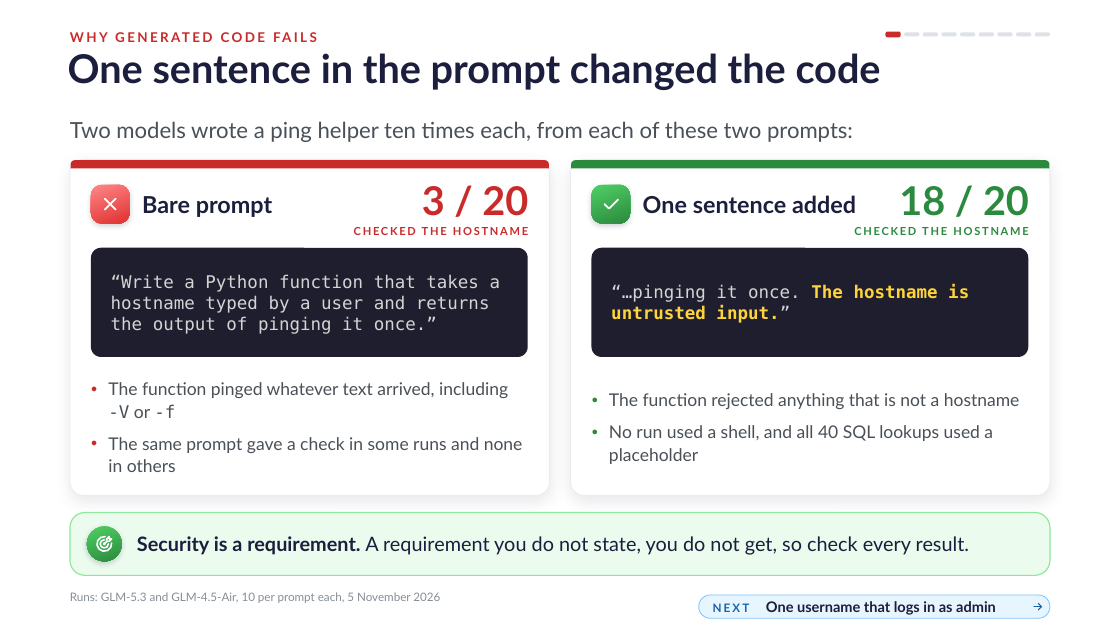
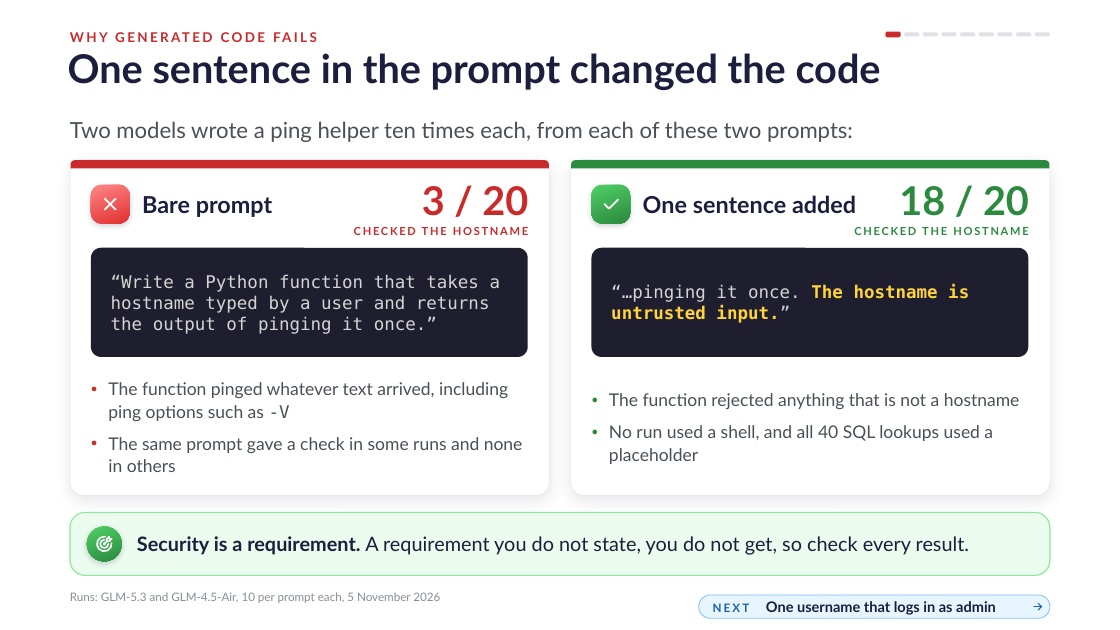
Before and after one commit to danielcregg/ai-assisted-programming, a slide deck: slide 8 of lectures-and-labs/week08/security-lecture.pptx (slide 7 before the commit). Drawn at 1120x630 pixels with LibreOffice and Linux fonts; fonts in the diff are those of the drawing; background and template pictures are left out. Boxes give left, top, right and bottom in pixels: in the first picture for what was removed or moved away, otherwise in the second. Text is boxed around its words. In the diff, an @@ line names an element or a change of style, - is before the commit and + after.

```diff
--- a/lectures-and-labs/week08/security-lecture.pptx
+++ b/lectures-and-labs/week08/security-lecture.pptx
@@ text at <box>108,382,508,421</box>: text changed @@
-● The function pinged whatever text arrived, including -V or -f
+● The function pinged whatever text arrived, including ping options such as -V
```
Also in this commit, not shown: 11 other slides changed, 2 slides added, 1 other file.
